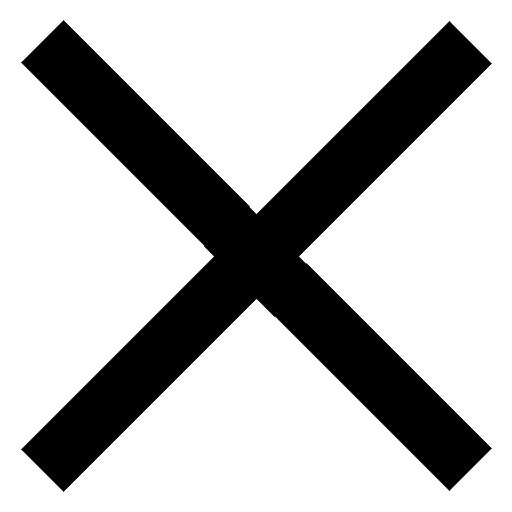
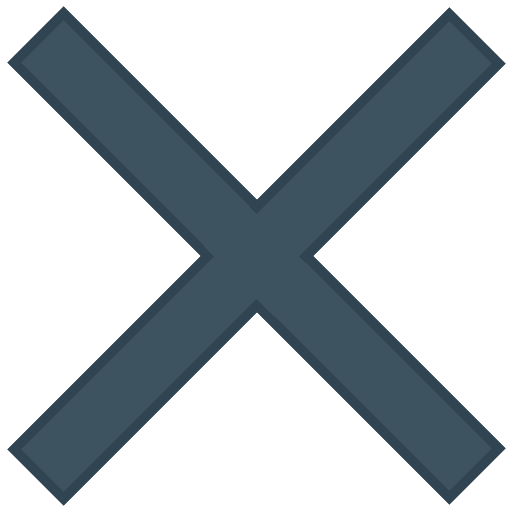
Comparing the layer stacks of the two 512x512 images. Changes:
painted on "長方形 3" over (204, 204, 317, 317)
painted on "長方形 2" over (7, 7, 506, 506)
painted on "長方形 1" over (7, 6, 506, 505)